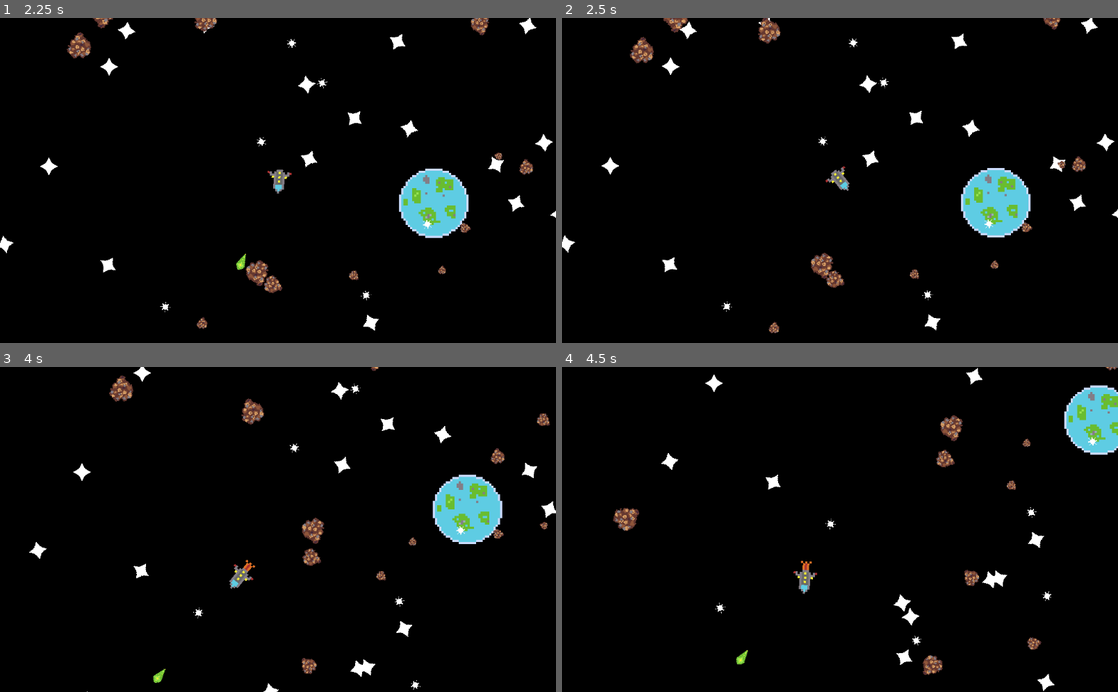
Above: before the commit, frames 1-4 (two rows, left to right).
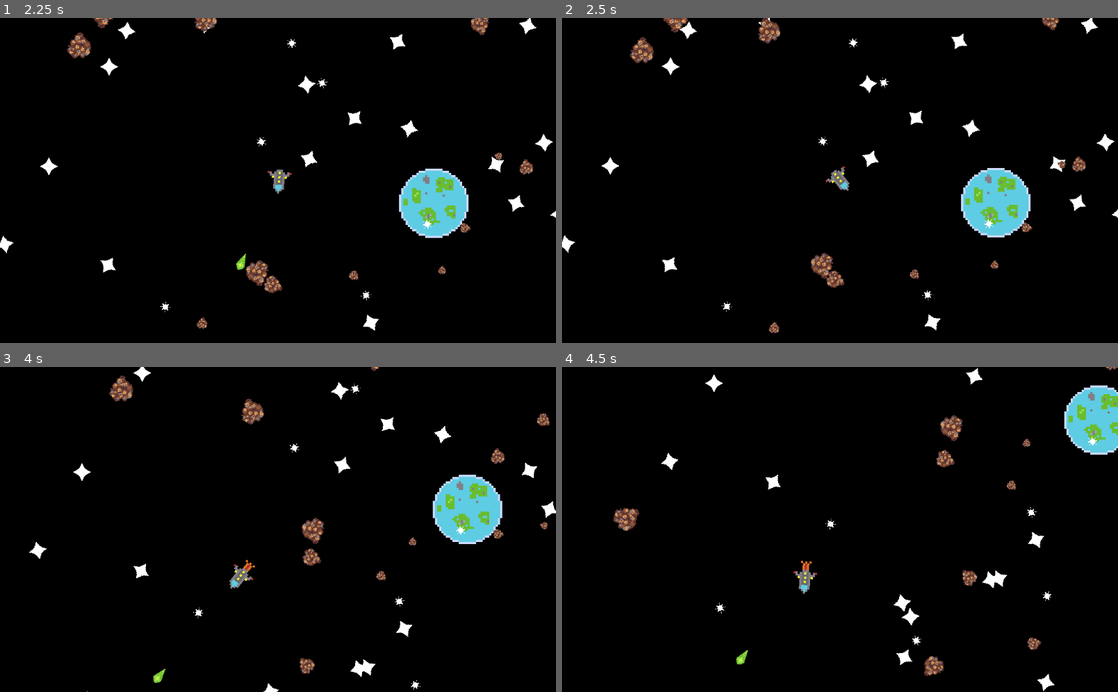
Above: after the commit, the same moments.

Repository: TechRunner2/404-Bounty-Not-Found
Game: Godot game, scene res://Scenes/Main Menu.tscn
Same seed, same stepped clock (60 frames per second), same inputs: the game is played once before the commit and once after it.
Inputs:
- Up to frame 1 (2.25 s): click "Play" at 0.5 s; hold D (player_right) 1.28-2.03 s; hold Space (primary_fire) 1.28-2.03 s; hold A (player_left) from 2.03 s (still down); tap Space (primary_fire) at 2.1 s
- Up to frame 2 (2.5 s): keep holding A (player_left)
- Up to frame 3 (4 s): release A (player_left) at 2.78 s; hold D (player_right) 2.78-3.53 s; hold Space (primary_fire) 2.78-3.53 s; hold W (player_up) from 3.53 s (still down); tap Space (primary_fire) at 3.6 s
- Up to frame 4 (4.5 s): release W (player_up) at 4.28 s; hold A (player_left) from 4.28 s (still down); hold Space (primary_fire) from 4.28 s (still down)

Frame 1 is identical in both runs. In frame 2, less than 0.1% of the frame differs, in the area x 86-90%, y 0-4%; in frame 3, 0.1%; in frame 4, 0.2%, in the area x 64-76%, y 62-96%.

Commit message:
Increased Asteroid health to 10

Diff:
--- a/Assets/Scripts/Asteroid.gd
+++ b/Assets/Scripts/Asteroid.gd
@@ -1,6 +1,6 @@
 extends KinematicBody2D
 
-export var health = 5
+export var health = 10
 export var max_speed = 2
 export var damage = 2
 var direction = Vector2()
